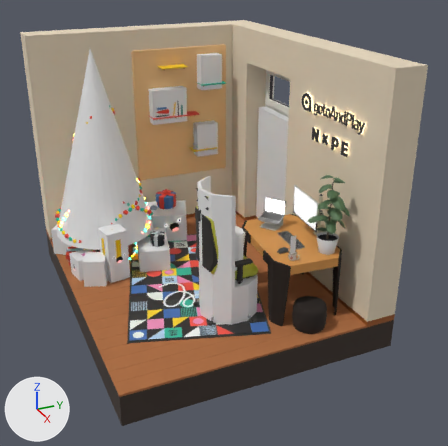
One commit to the glTF model static/models/office.glb: the scene before it, then after it.
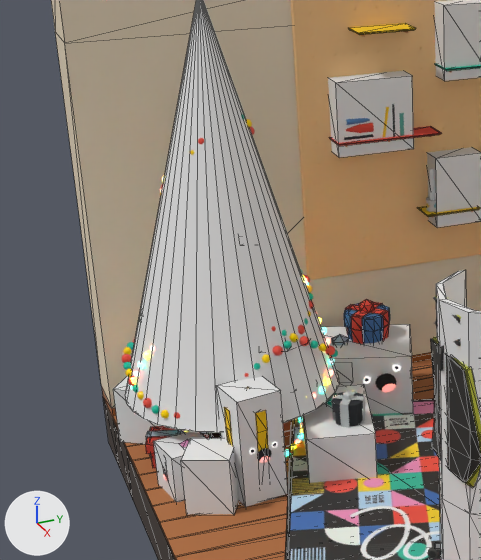
Each version is shown whole from a 50 mm camera at (8.68, -3.34, 5.19) aimed at (0.32, 0.42, 1.01), then close up on the part from 0% to 49% of the width and 12% to 69% of the height. Arrows for +X, +Y and +Z are at lower left; the lights stay in place. The close-ups show mesh edges as thin lines. Where no turn or scale is listed for an object, it has been applied to the vertices.

In view in the first close-up: 'c-carpet', 'col-books', 'col-cat', 'col-chair', 'col-present-red', 'col-present-sad', 'col-present-sleep', 'col-present-yellow', 'r-Cube', 'r-Cube.014', 'r-Cube.015', 'table-Cube.005'.
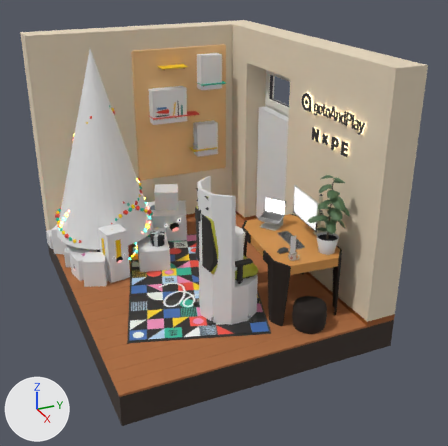
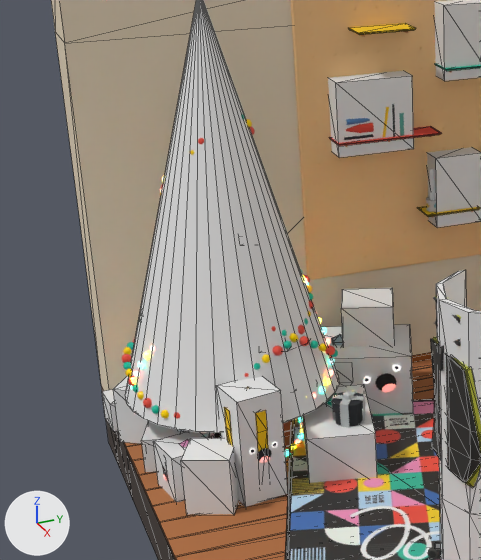
Pixel boxes (x1, y1, x2, y2) of what changed, in the close-ups (481 x 560 px):
'col-present-fury', added
    after: (341, 288, 394, 347)
'col-present-committed', added
    after: (141, 421, 214, 472)
'col-present-glad', added
    after: (102, 389, 118, 432)

What changed in the scene script:
```text
Add me_cube_055:
    me_cube_055.from_pydata([(-0.31, 0.076, -0.643), (-0.31, 0.076, -0.254), (-0.164, 0.488, -0.643), (-0.164, 0.488, -0.254), (0.11, -0.073, -0.643), (0.11, -0.073, -0.254), (0.256, 0.34, -0.643), (0.256, 0.34, -0.254)], [], [(0, 1, 3), (0, 3, 2), (2, 3, 7), (2, 7, 6), (6, 7, 5), (6, 5, 4), (4, 5, 1), (4, 1, 0), (2, 6, 4), (2, 4, 0), (7, 3, 1), (7, 1, 5)])
Add me_cube_051:
    me_cube_051.from_pydata([(-0.164, -0.268, -0.577), (-0.164, -0.268, -0.247), (0.009, 0.215, -0.577), (0.009, 0.215, -0.247), (0.16, -0.384, -0.577), (0.16, -0.384, -0.247), (0.334, 0.098, -0.577), (0.334, 0.098, -0.247)], [], [(0, 1, 3), (0, 3, 2), (2, 3, 7), (2, 7, 6), (6, 7, 5), (6, 5, 4), (4, 5, 1), (4, 1, 0), (2, 6, 4), (2, 4, 0), (7, 3, 1), (7, 1, 5)])
Add me_cube_054:
    me_cube_054.from_pydata([(0.253, -0.127, -0.529), (0.253, -0.127, -0.273), (-0.026, -0.15, -0.529), (-0.026, -0.15, -0.273), (0.229, 0.159, -0.529), (0.229, 0.159, -0.273), (-0.05, 0.135, -0.529), (-0.05, 0.135, -0.273)], [], [(0, 1, 3), (0, 3, 2), (2, 3, 7), (2, 7, 6), (6, 7, 5), (6, 5, 4), (4, 5, 1), (4, 1, 0), (2, 6, 4), (2, 4, 0), (7, 3, 1), (7, 1, 5)])
Add ob_col_present_fury:
    ob_col_present_fury = bpy.data.objects.new('col-present-fury', me_cube_055)
    ob_col_present_fury.location = (-1.76, -0.041, 1.151)
Add ob_col_present_committed:
    ob_col_present_committed = bpy.data.objects.new('col-present-committed', me_cube_051)
    ob_col_present_committed.location = (-1.289, -1.561, 0.529)
Add ob_col_present_glad:
    ob_col_present_glad = bpy.data.objects.new('col-present-glad', me_cube_054)
    ob_col_present_glad.location = (-2.196, -1.916, 0.529)
```
